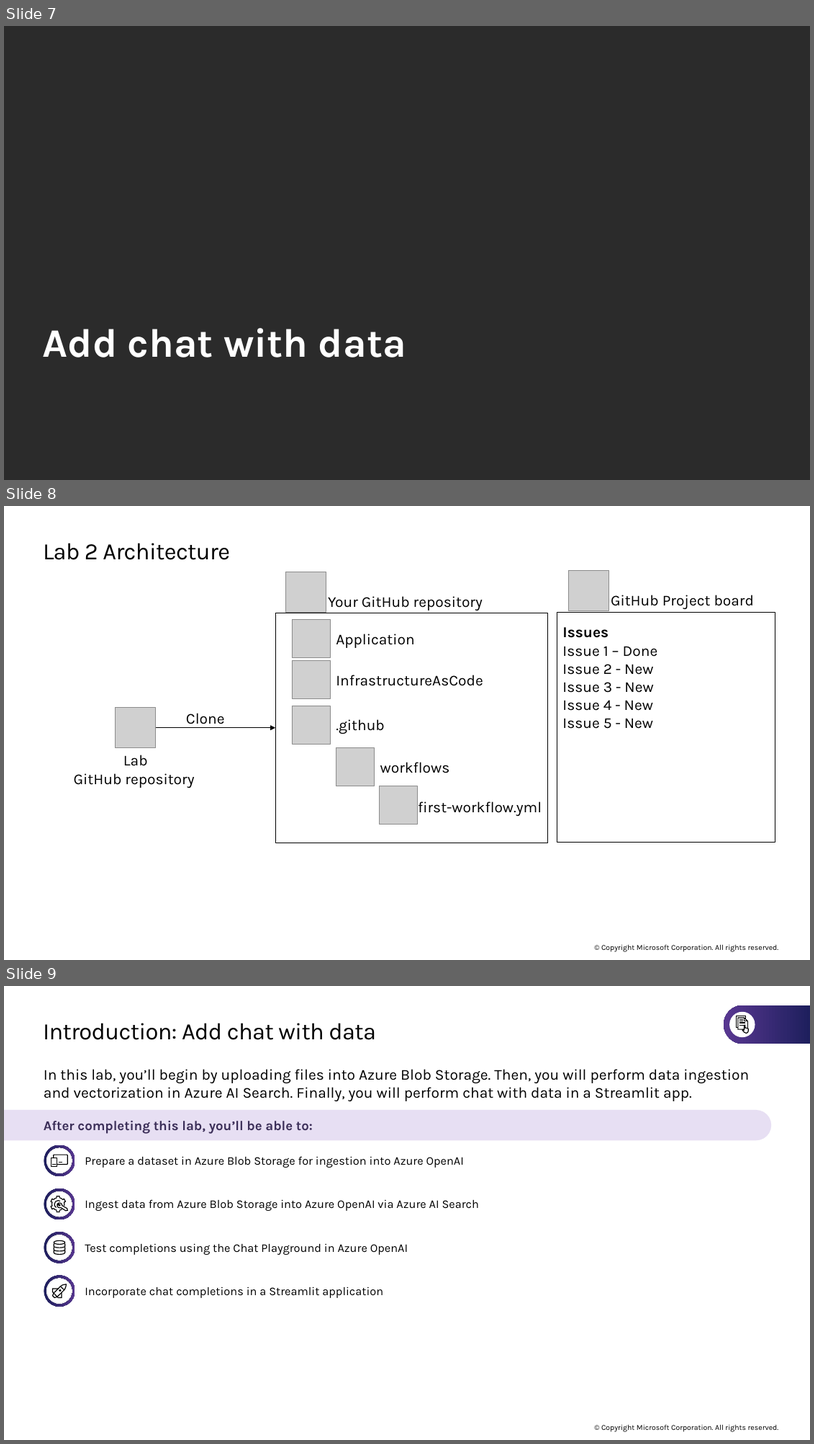
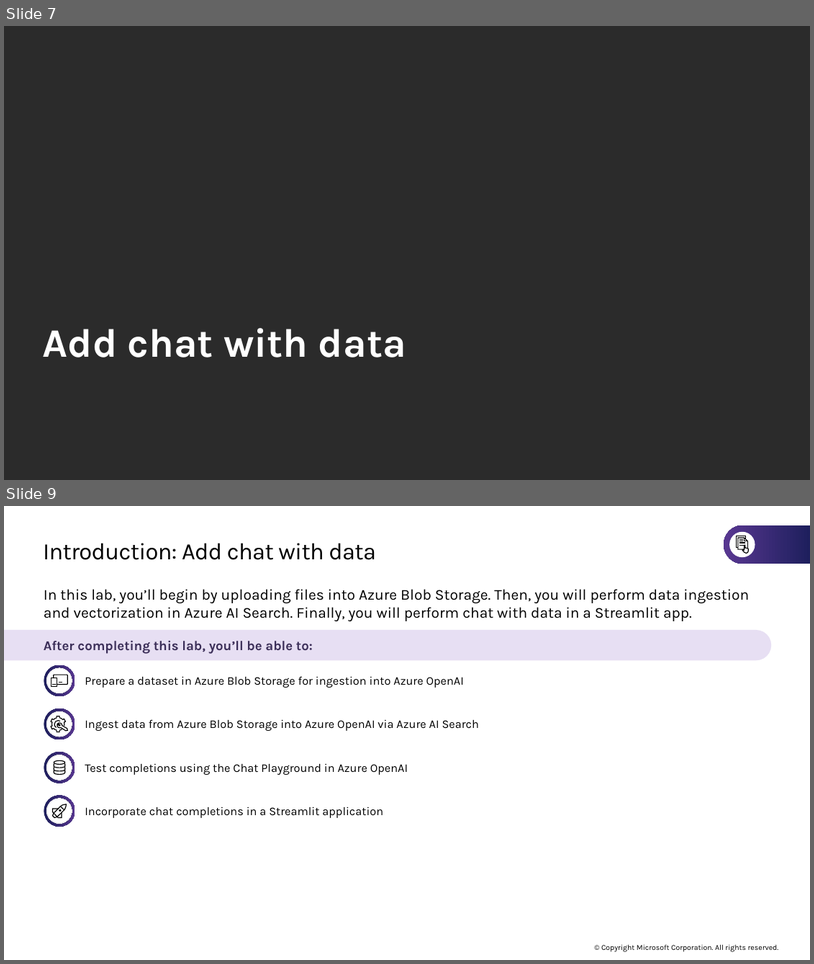
Before and after one commit to microsoft/TechExcel-Implementing-automation-practices-using-Azure-OpenAI, a slide deck: Outline/Lab Slides.pptx. Shown one above the other, each under a label of ours: slides 7, 8 and 9 before the commit, slides 7 and 9 after it; the slides between them are not shown. The pictures are 814x1444 and 814x964 pixels, drawn with LibreOffice and Linux fonts; fonts in the diff are those of the drawing; grey boxes stand for pictures; background and template pictures are left out; a plain dark background stands for a picture behind light text. Boxes give left, top, right and bottom in pixels: in the first picture for what was removed or moved away, otherwise in the second. Text is boxed around its words. In the diff, an @@ line names an element or a change of style, - is before the commit and + after.

```diff
--- a/Outline/Lab Slides.pptx
+++ b/Outline/Lab Slides.pptx
@@ slide 8 removed at <box>4,506,810,960</box>, background #FFFFFF; not listed: 1 template element that a slide beside it also shows @@
@@ title removed at <box>43,543,230,560</box> @@
-Lab 2 Architecture
@@ picture removed at <box>286,572,327,613</box> @@
@@ picture removed at <box>569,571,610,611</box> @@
@@ rectangle removed at <box>275,613,548,843</box> @@
@@ text removed at <box>328,596,483,610</box> @@
-Your GitHub repository
@@ rectangle removed at <box>557,612,775,842</box> @@
@@ text removed at <box>611,595,754,609</box> @@
-GitHub Project board
@@ picture removed at <box>292,620,330,658</box> @@
@@ text removed at <box>336,633,414,648</box> @@
-Application
@@ text removed at <box>563,627,658,728</box> @@
-Issues
-Issue 1 – Done
-Issue 2 - New
-Issue 3 - New
-Issue 4 - New
-Issue 5 - New
@@ picture removed at <box>292,660,330,698</box> @@
@@ text removed at <box>336,674,483,686</box> @@
-InfrastructureAsCode
@@ picture removed at <box>116,708,156,748</box> @@
@@ text removed at <box>186,713,225,728</box> @@
-Clone
@@ picture removed at <box>292,705,330,744</box> @@
@@ text removed at <box>336,719,385,734</box> @@
-.github
@@ arrow removed from (156, 728) to (275, 728) @@
@@ text removed at <box>74,754,194,788</box> @@
-Lab
-GitHub repository
@@ picture removed at <box>336,748,374,786</box> @@
@@ text removed at <box>381,762,450,773</box> @@
-workflows
@@ picture removed at <box>380,786,418,824</box> @@
@@ text removed at <box>418,801,542,816</box> @@
-first-workflow.yml
```
Also in this commit, not shown: 5 slides changed, 12 slides added, 15 other slides removed, 18 other files.
